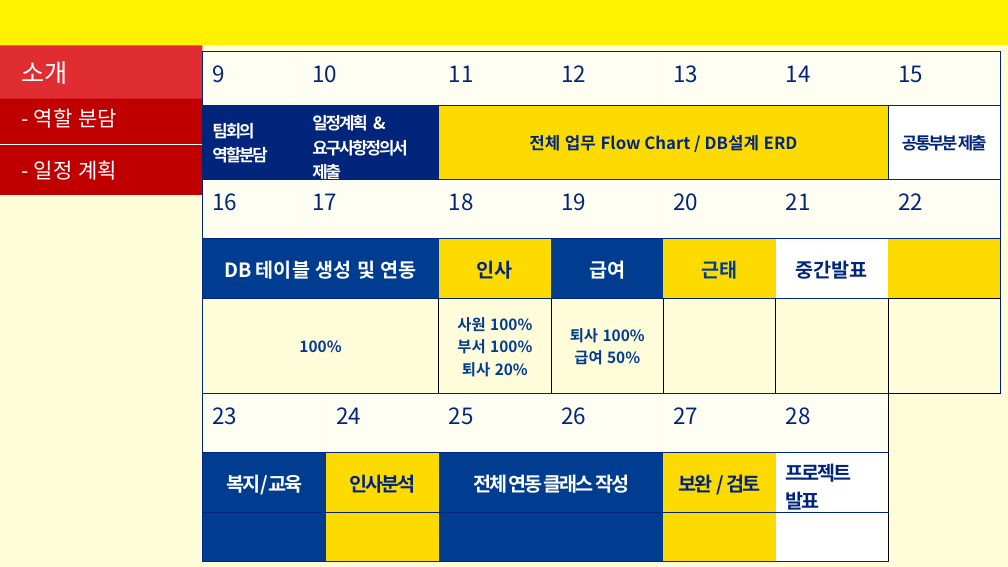
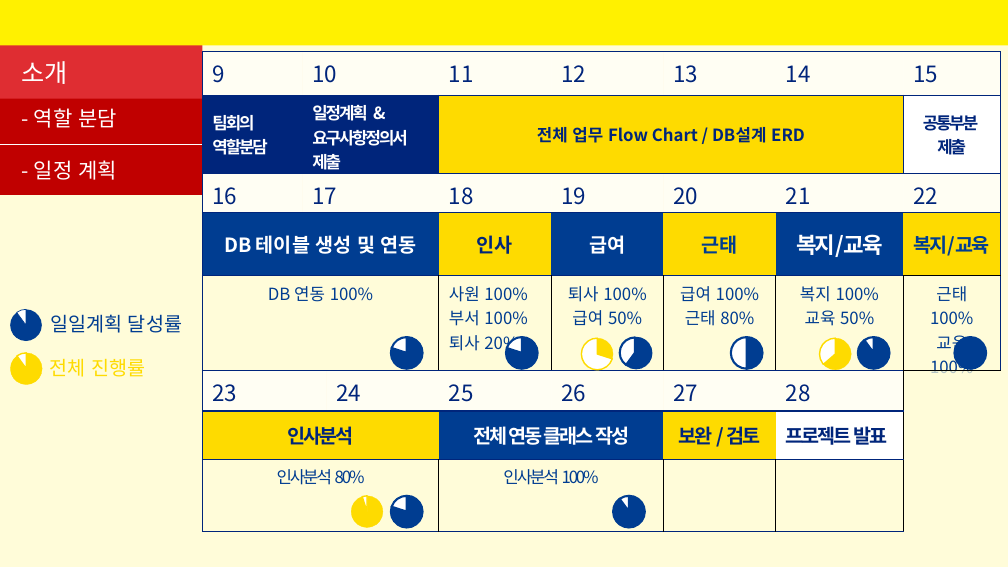
Before and after one commit to SeyoungKim30/HRmanagingApp, a slide deck: slide 4 of 인사프로그램-김세영.pptx. Drawn at 1008x567 pixels with LibreOffice and Linux fonts; fonts in the diff are those of the drawing. Boxes give left, top, right and bottom in pixels: in the first picture for what was removed or moved away, otherwise in the second. Text is boxed around its words. In the diff, an @@ line names an element or a change of style, - is before the commit and + after.

```diff
--- a/인사프로그램-김세영.pptx
+++ b/인사프로그램-김세영.pptx
@@ table at [203,51,989,531] @@
-row 2, column 8: 공통부분 제출
+row 2, column 8: 공통부분 / 제출
-row 4, column 7: 중간발표
+row 4, column 7: 복지/교육
-row 4, column 8: 
+row 4, column 8: 복지/교육
-row 5: 100% |  |  | 사원 100% / 부서 100% / 퇴사 20% | 퇴사 100% / 급여 50% |  |  | 
+row 5: DB 연동 100% |  |  | 사원 100% / 부서 100% / 퇴사 20% | 퇴사 100% / 급여 50% | 급여 100% / 근태 80% | 복지 100% / 교육 50% | 근태 100% / 교육 100%
-row 7, column 1: 복지/교육
+row 7, column 1: 인사분석
-row 7, column 3: 인사분석
+row 7, column 3: 
-row 8, column 1: 
+row 8, column 1: 인사분석 80%
-row 8, column 4: 
+row 8, column 4: 인사분석 100%
@@ fill #FFFFFF to #003D91 in row 4, column 7 @@
@@ fill #003D91 to #FEDB00 in row 7, column 1 @@
@@ fill #003D91 to none in 2 cells @@
@@ fill #FEDB00 to none in row 8, column 6 @@
@@ fill #FFFFFF to none in row 8, column 7 @@
@@ size 11 to 12 pt, bold off in "사원 100%", "부서 100%", "퇴사 20%", "퇴사 100%" and 1 more places @@
@@ alignment centre to left @@
@@ borders changed @@
@@ pie chart added at [0,295,55,355] @@
+categories: 1, 2
+Series 1: 90, 10, -, -
@@ text added at [50,314,182,333], 14 pt, text #003D91 @@
+일일계획 달성률
@@ pie chart added at [377,324,436,383] @@
+categories: 1, 2
+Series 1: 80, 20, -, -
@@ pie chart added at [492,324,551,383] @@
+categories: 1, 2
+Series 1: 80, 20, -, -
@@ pie chart added at [568,325,627,384] @@
+categories: 1, 2
+Series 1: 30, 70, -, -
@@ pie chart added at [606,324,665,383] @@
+categories: 1, 2
+Series 1: 60, 40, -, -
@@ pie chart added at [717,324,776,383] @@
+categories: 1, 2
+Series 1: 50, 50, -, -
@@ pie chart added at [805,325,865,384] @@
+categories: 1, 2
+Series 1: 64, 36, -, -
@@ pie chart added at [844,324,903,383] @@
+categories: 1, 2
+Series 1: 90, 10, -, -
@@ pie chart added at [940,324,1000,383] @@
+categories: 1, 2
+Series 1: 100, 0, -, -
@@ pie chart added at [0,339,56,398] @@
+categories: 1, 2
+Series 1: 90, 10, -, -
@@ text added at [49,358,145,377], 14 pt, text #FEDB00 @@
+전체 진행률
@@ pie chart added at [338,482,397,541] @@
+categories: 1, 2
+Series 1: 95, 5, -, -
@@ pie chart added at [377,482,436,541] @@
+categories: 1, 2
+Series 1: 80, 20, -, -
@@ pie chart added at [599,482,658,541] @@
+categories: 1, 2
+Series 1: 90, 10, -, -
```
Also in this commit, not shown: 10 other slides changed, 5 slides added, 6 slides removed, 28 other files.
